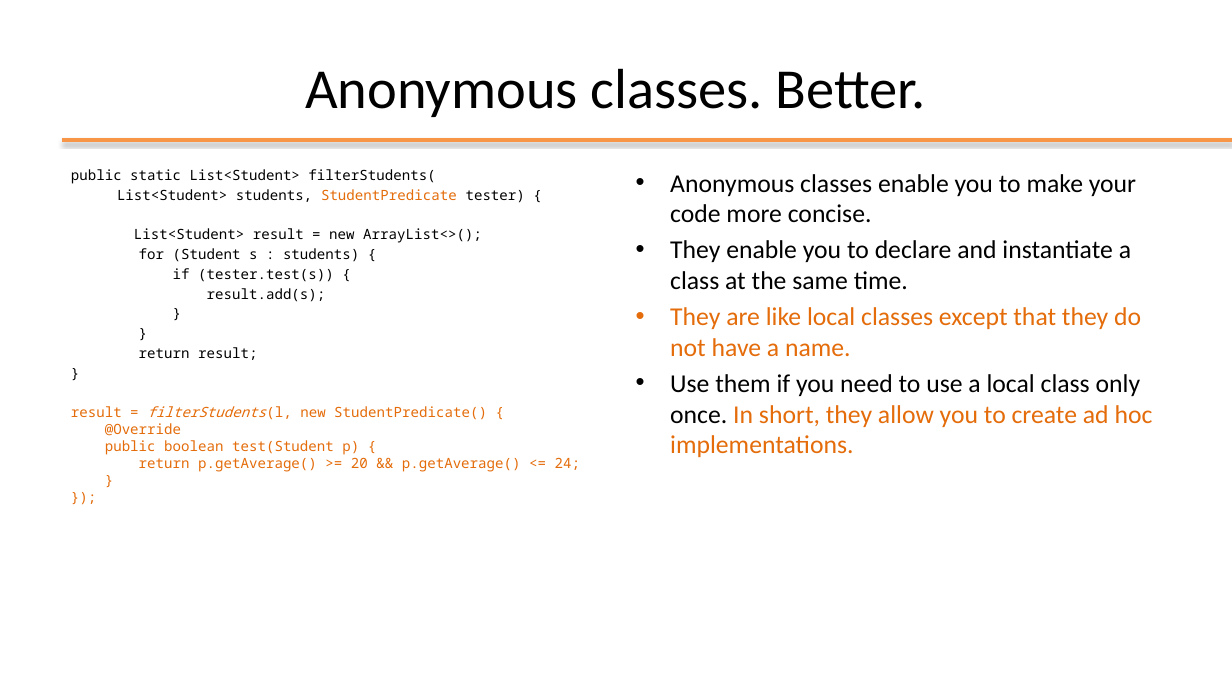
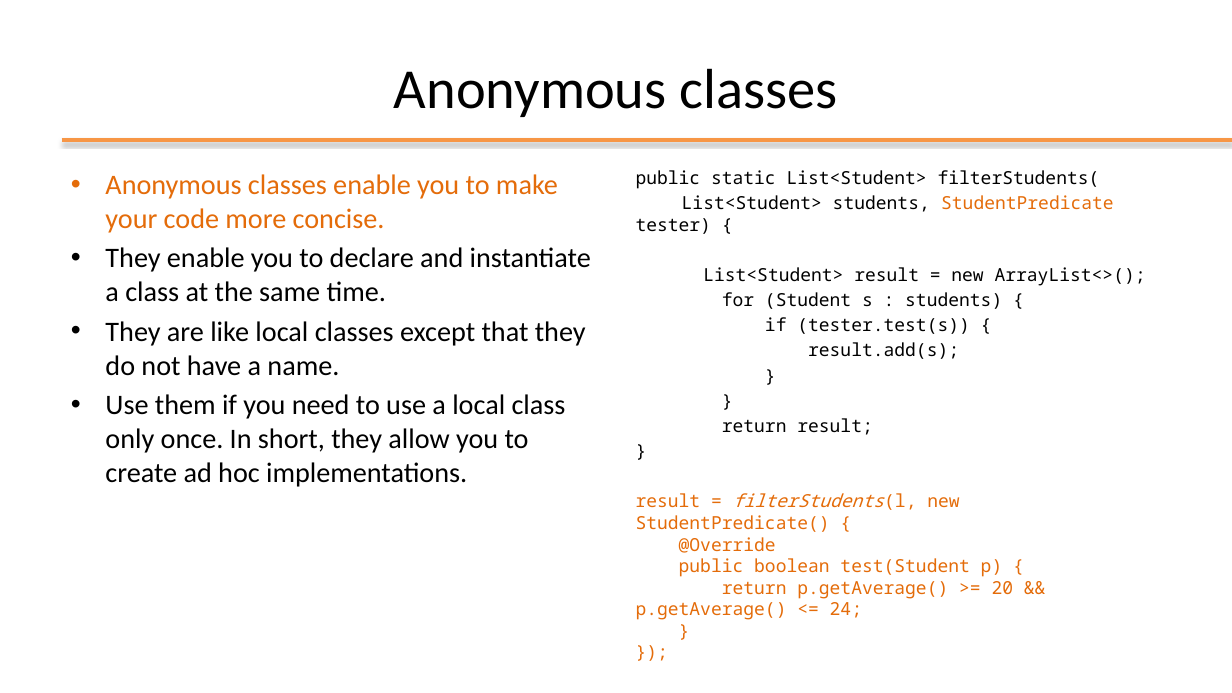
Before and after one commit to plctechnician/ooprogramming, a slide deck: slide 11 of java/slides/ppt/06 - Java Functional Interfaces.pptx. Drawn at 1232x693 pixels with LibreOffice and Linux fonts; fonts in the diff are those of the drawing; background and template pictures are left out. Boxes give left, top, right and bottom in pixels: in the first picture for what was removed or moved away, otherwise in the second. Text is boxed around its words. In the diff, an @@ line names an element or a change of style, - is before the commit and + after.

```diff
--- a/java/slides/ppt/06 - Java Functional Interfaces.pptx
+++ b/java/slides/ppt/06 - Java Functional Interfaces.pptx
@@ title at (x1=394, y1=68, x2=837, y2=117): text changed @@
-Anonymous classes. Better.
+Anonymous classes
@@ text at (x1=105, y1=174, x2=591, y2=487): text changed; size 11 to 22 pt; font Noto Sans Mono to Calibri @@
-public static List<Student> filterStudents(
-List<Student> students, StudentPredicate tester) {
-List<Student> result = new ArrayList<>();
-for (Student s : students) {
-if (tester.test(s)) {
-result.add(s);
-}
-}
-return result;
-}
-result = filterStudents(l, new StudentPredicate() {
-@Override
-public boolean test(Student p) {
-return p.getAverage() >= 20 && p.getAverage() <= 24;
-}
-});
+• Anonymous classes enable you to make your code more concise.
+• They enable you to declare and instantiate a class at the same time.
+• They are like local classes except that they do not have a name.
+• Use them if you need to use a local class only once. In short, they allow you to create ad hoc implementations.
@@ text at (x1=636, y1=170, x2=1146, y2=620): text changed; size 20 to 14 pt; font Calibri to Noto Sans Mono @@
-• Anonymous classes enable you to make your code more concise.
-• They enable you to declare and instantiate a class at the same time.
-• They are like local classes except that they do not have a name.
-• Use them if you need to use a local class only once. In short, they allow you to create ad hoc implementations.
+public static List<Student> filterStudents(
+List<Student> students, StudentPredicate tester) {
+List<Student> result = new ArrayList<>();
+for (Student s : students) {
+if (tester.test(s)) {
+result.add(s);
+}
+}
+return result;
+}
+result = filterStudents(l, new StudentPredicate() {
+@Override
+public boolean test(Student p) {
+return p.getAverage() >= 20 && p.getAverage() <= 24;
+}
+});
```
Also in this commit, not shown: 13 other slides changed, 3 slides removed, 2 other files.
